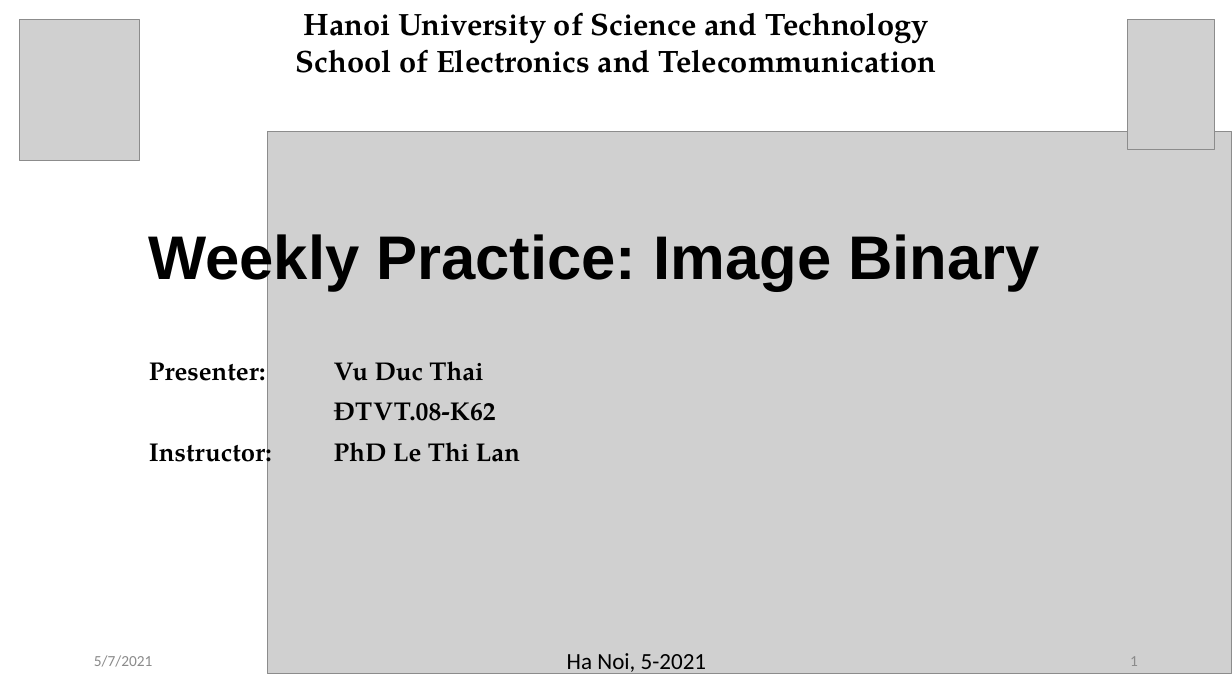
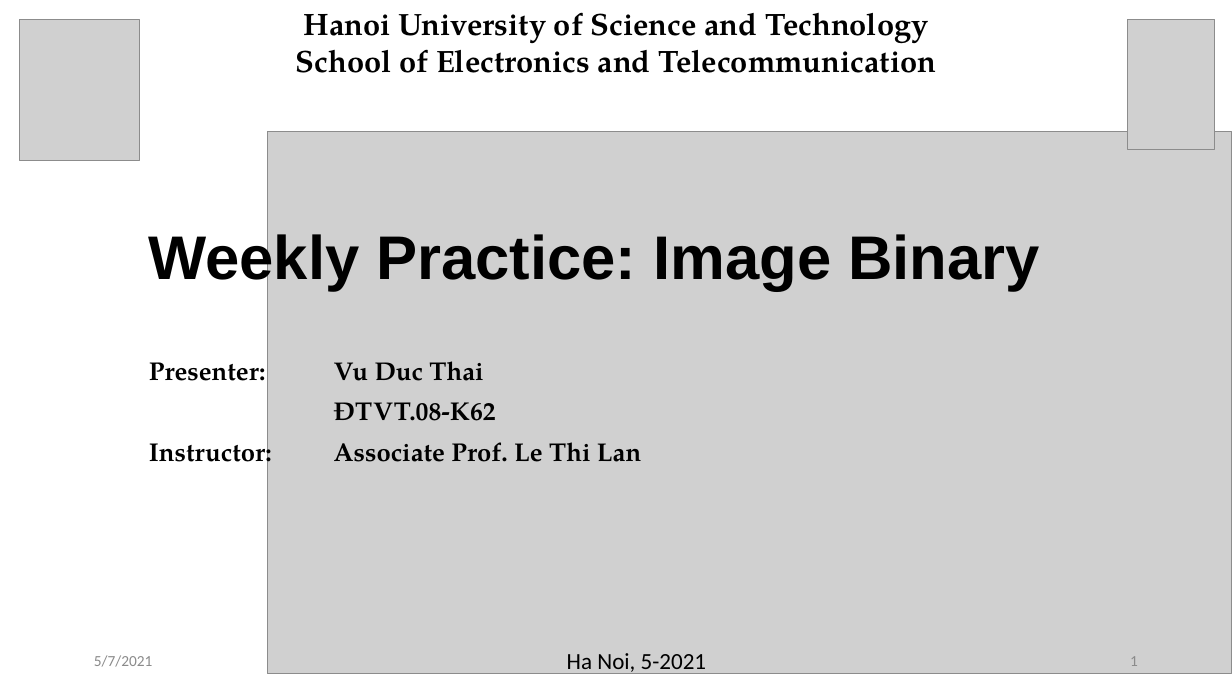
Before and after one commit to Thai-VuDuc169/DenoisingImage, a slide deck: slide 1 of PracticePythonCode/WeeklyPractice_Thai_v1.pptx. Drawn at 1232x693 pixels with LibreOffice and Linux fonts; fonts in the diff are those of the drawing; grey boxes stand for pictures. Boxes give left, top, right and bottom in pixels: in the first picture for what was removed or moved away, otherwise in the second. Text is boxed around its words. In the diff, an @@ line names an element or a change of style, - is before the commit and + after.

```diff
--- a/PracticePythonCode/WeeklyPractice_Thai_v1.pptx
+++ b/PracticePythonCode/WeeklyPractice_Thai_v1.pptx
@@ subtitle at (x1=149, y1=434, x2=641, y2=470): text changed @@
-Instructor: PhD Le Thi Lan
+Instructor: Associate Prof. Le Thi Lan
```
Also in this commit, not shown: 7 other slides changed, 5 other files.
